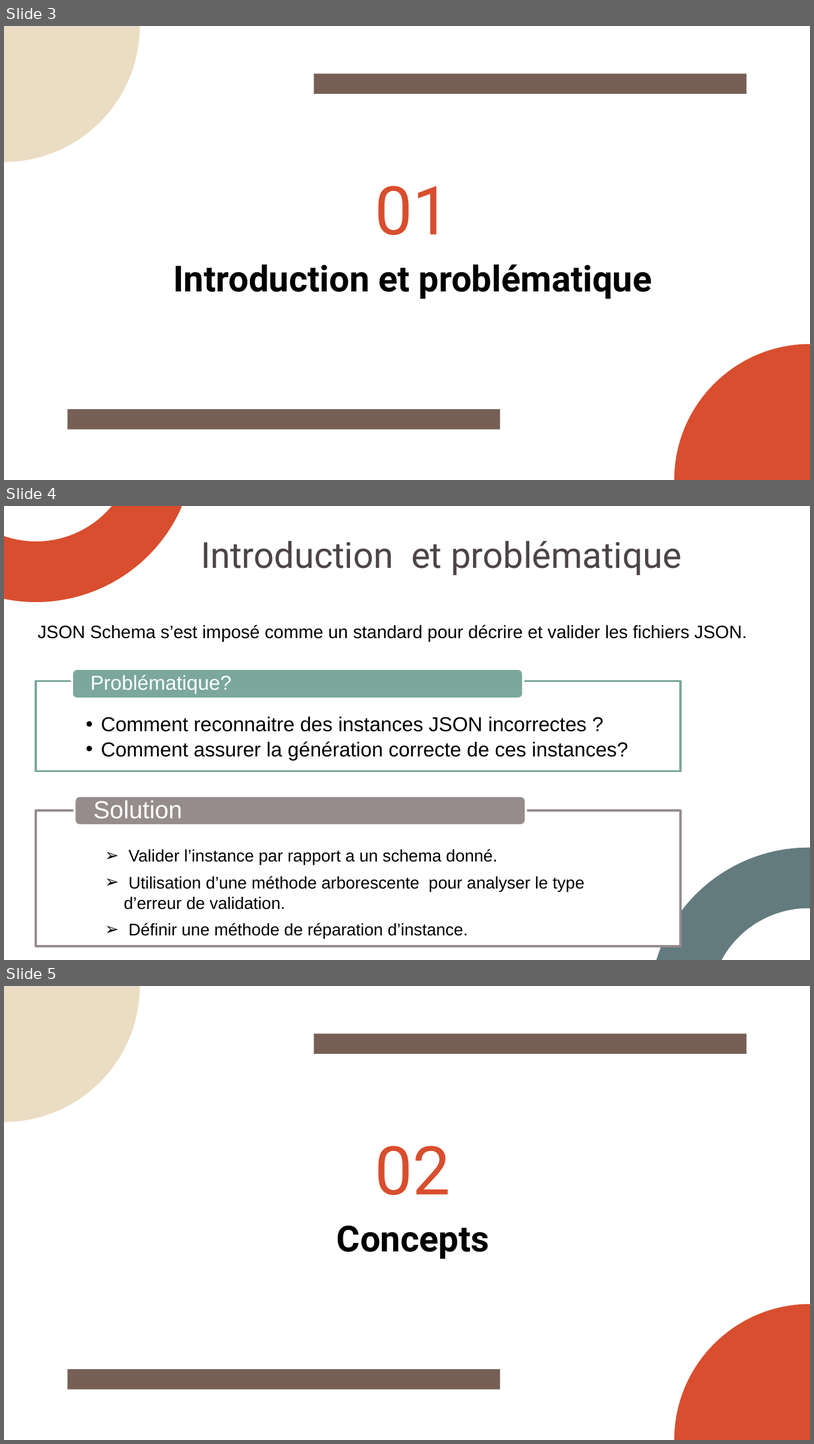
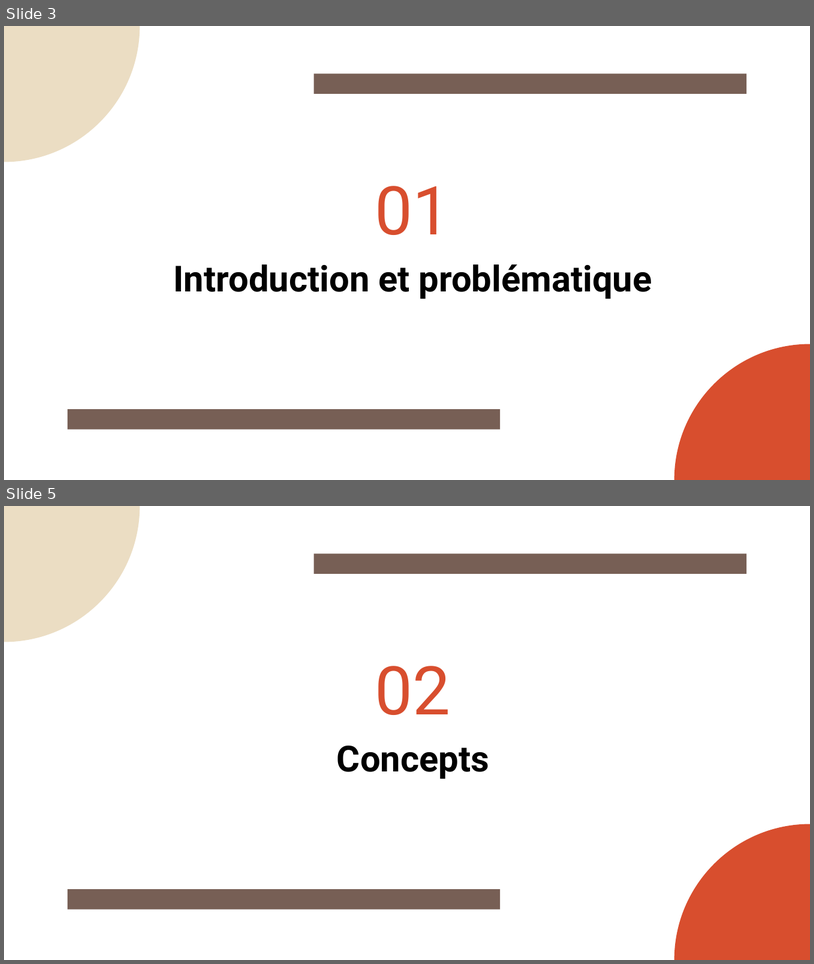
Before and after one commit to Yanis540/PSTL-M1, a slide deck: énoncé/Présentation_Finale.pptx. Shown one above the other, each under a label of ours: slides 3, 4 and 5 before the commit, slides 3 and 5 after it; the slides between them are not shown. The pictures are 814x1444 and 814x964 pixels, drawn with LibreOffice and Linux fonts; fonts in the diff are those of the drawing. Boxes give left, top, right and bottom in pixels: in the first picture for what was removed or moved away, otherwise in the second. Text is boxed around its words. In the diff, an @@ line names an element or a change of style, - is before the commit and + after.

```diff
--- a/énoncé/Présentation_Finale.pptx
+++ b/énoncé/Présentation_Finale.pptx
@@ slide 4 removed at <box>4,506,810,960</box>, background #FFFFFF @@
@@ freeform shape removed at <box>4,506,182,652</box> @@
@@ text removed at <box>201,541,682,575</box> @@
-Introduction et problématique
@@ text removed at <box>38,625,747,642</box> @@
-JSON Schema s’est imposé comme un standard pour décrire et valider les fichiers JSON.
@@ group removed at <box>35,669,681,771</box>: 2 texts, 1 rectangle, 1 rounded rectangle @@
-  • Comment reconnaitre des instances JSON incorrectes ?
-  • Comment assurer la génération correcte de ces instances?
-Problématique?
@@ group removed at <box>35,795,681,945</box>: 2 texts, 1 rectangle, 1 rounded rectangle @@
-  ➢ Valider l’instance par rapport a un schema donné.
-  ➢ Utilisation d’une méthode arborescente pour analyser le type d’erreur de validation.
-  ➢ Définir une méthode de réparation d’instance.
-Solution
@@ freeform shape removed at <box>656,811,810,960</box> @@
```
Also in this commit, not shown: 8 slides changed, 18 slides added, 6 other slides removed.
